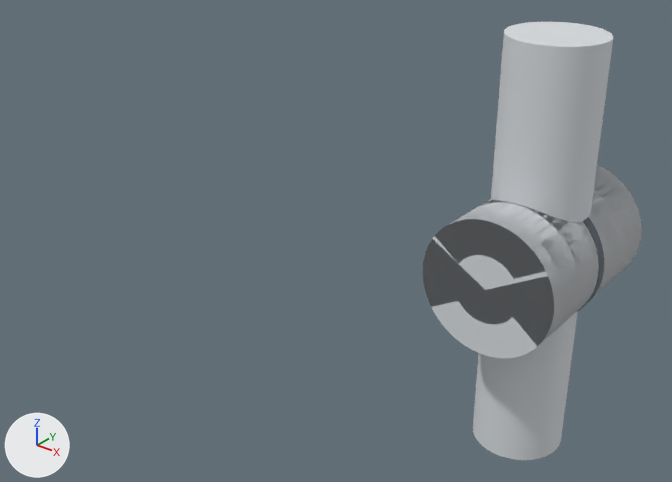
The OBJ model universal-robots-ur-series/meshes/ur30/upper_arm_link.obj as it was, and as the next commit left it.
Camera for both pictures: a camera (50 mm lens) standing at (0.463, -0.982, 0.529) and looking at (-0.278, -0.057, -0.045). The lights are fixed; the arrows at lower left show +X, +Y and +Z. The picture after the commit comes second. Where no turn or scale is listed for an object, it has been applied to the vertices. Vertices at exactly the same position are counted once.

Objects in the first picture: 'joint_0', 'upper_tube' and 1 more.
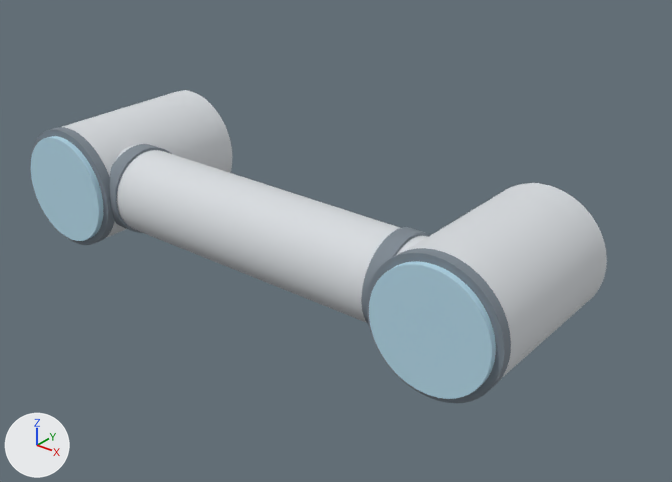
The change, as a diff of the scene's bpy script:
```diff
--- a/universal-robots-ur-series/meshes/ur30/upper_arm_link.obj.py
+++ b/universal-robots-ur-series/meshes/ur30/upper_arm_link.obj.py
@@ me_cap_0 @@
-me_cap_0.from_pydata(...)  # 100 vertices, 192 faces; spans x -0.079..0.079, y -0.005..0.005, z -0.079..0.079
+me_cap_0.from_pydata(...)  # 100 vertices, 192 faces; spans x -0.079..0.079, y -0.245..-0.236, z -0.079..0.079
+# me_cap_0 part 1: the whole mesh is moved by (0.0, -0.241, 0.0)
 me_cap_0.materials.append(mat_actuator_blue)
@@ me_cap_1 @@
-me_cap_1.from_pydata(...)  # 100 vertices, 192 faces; spans x -0.079..0.079, y -0.005..0.005, z -0.079..0.079
+me_cap_1.from_pydata(...)  # 98 vertices, 192 faces; spans x -0.716..-0.558, y -0.245..-0.236, z -0.079..0.079
+# me_cap_1 part 2: 98 vertices added at x -0.716..-0.558, y -0.245..-0.236, z -0.079..0.079, forming a 48-sided cylinder along y
+# other edits to the shape of me_cap_1 do not show in these pictures
 me_cap_1.materials.append(mat_actuator_blue)
@@ me_joint_0 @@
-me_joint_0.from_pydata(...)  # 100 vertices, 192 faces; spans x -0.088..0.088, y -0.124..0.124, z -0.088..0.088
+me_joint_0.from_pydata(...)  # 100 vertices, 192 faces; spans x -0.088..0.088, y -0.231..0.016, z -0.088..0.088
+# me_joint_0 part 3: the whole mesh is moved by (0.0, -0.107, 0.0)
 me_joint_0.materials.append(mat_satin_aluminium)
@@ me_joint_1 @@
-me_joint_1.from_pydata(...)  # 100 vertices, 192 faces; spans x -0.088..0.088, y -0.124..0.124, z -0.088..0.088
+me_joint_1.from_pydata(...)  # 98 vertices, 192 faces; spans x -0.725..-0.549, y -0.231..0.016, z -0.088..0.088
+# me_joint_1 part 4: 98 vertices added at x -0.725..-0.549, y -0.231..0.016, z -0.088..0.088, forming a 48-sided cylinder along y
+# other edits to the shape of me_joint_1 do not show in these pictures
 me_joint_1.materials.append(mat_satin_aluminium)
@@ me_joint_ring_0 @@
-me_joint_ring_0.from_pydata(...)  # 100 vertices, 192 faces; spans x -0.089..0.089, y -0.007..0.007, z -0.089..0.089
+me_joint_ring_0.from_pydata(...)  # 100 vertices, 192 faces; spans x -0.089..0.089, y -0.237..-0.223, z -0.089..0.089
+# me_joint_ring_0 part 5: the whole mesh is moved by (0.0, -0.23, 0.0)
 me_joint_ring_0.materials.append(mat_joint_graphite)
@@ me_tube_collar_0 @@
-me_tube_collar_0.from_pydata(...)  # 100 vertices, 192 faces; spans x -0.0642..0.0642, y -0.0642..0.0642, z -0.012..0.012
+me_tube_collar_0.from_pydata(...)  # 100 vertices, 192 faces; spans x -0.1..-0.076, y -0.2319..-0.1035, z -0.0642..0.0642
+# me_tube_collar_0 part 6: the whole mesh is turned 90 degrees about the y axis through its middle, then moved by (-0.088, -0.1677, 0.0)
 me_tube_collar_0.materials.append(mat_joint_graphite)
@@ me_upper_tube @@
-me_upper_tube.from_pydata(...)  # 100 vertices, 192 faces; spans x -0.061..0.061, y -0.061..0.061, z -0.279..0.279
+me_upper_tube.from_pydata(...)  # 100 vertices, 192 faces; spans x -0.597..-0.04, y -0.228..-0.107, z -0.061..0.061
+# me_upper_tube part 7: the whole mesh is turned -90 degrees about the y axis through its middle, then moved by (-0.319, -0.168, 0.0)
 me_upper_tube.materials.append(mat_satin_aluminium)
```

Changed parts and their boxes [x1, y1, x2, y2] in the pictures (672 x 482 px):
'upper_tube', moved, turned: before [473, 22, 613, 460]; after [116, 145, 428, 323]
'joint_0', moved: before [423, 165, 642, 359]; after [406, 183, 607, 378]
'cap_0', moved (not visible before): after [369, 261, 496, 399]
'joint_1', reshaped (not visible before): after [62, 90, 232, 238]
'cap_1', reshaped (not visible before): after [31, 136, 104, 241]
'joint_ring_0', moved (not visible before): after [366, 248, 511, 403]
'tube_collar_0', moved, turned (not visible before): after [361, 227, 431, 325]
'joint_ring_1', unchanged, uncovered by the edit: before [577, 217, 604, 312]; after [32, 127, 115, 245]
